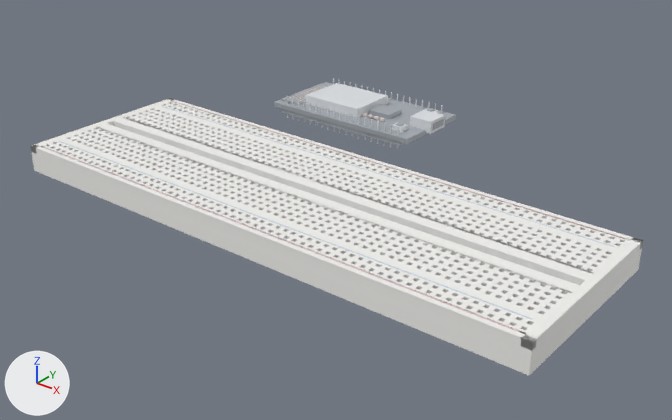
The glTF model mcp-server/physical_studio/bench/ready/traffic-light/step-1.glb as it was, and as the next commit left it.
Before and after are seen from a camera (50 mm lens) standing at (0.1482, -0.1714, 0.1111) and looking at (-0.0044, 0.0193, -0.0072). The lights are fixed; the arrows at lower left show +X, +Y and +Z. The first picture is the older version. Where no turn or scale is listed for an object, it has been applied to the vertices. Vertices at exactly the same position are counted once.

The first picture shows 'breadboard__mesh', 'uno__mesh'.
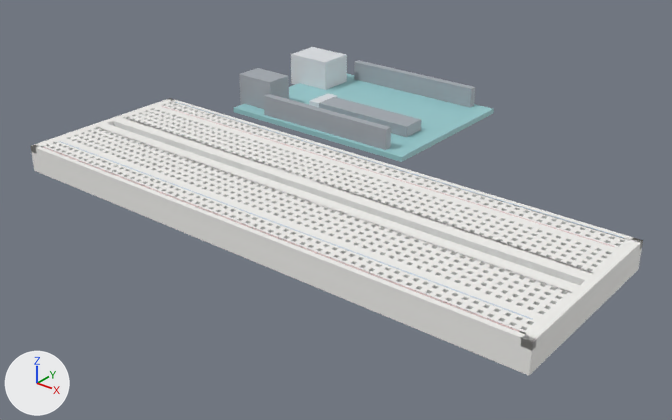
Where the change shows, as pixel boxes (x1, y1, x2, y2) in the pictures (672 x 420 px):
'uno__mesh', reshaped (43% wider, 59% taller)
    before: (274, 78, 456, 150)
    after: (233, 47, 494, 162)
part 1 of me_uno__mesh, added (cyan)
    after: (233, 74, 494, 162)
part 2 of me_uno__mesh, added
    after: (291, 47, 347, 90)
part 3 of me_uno__mesh, added
    after: (239, 68, 289, 109)
part 4 of me_uno__mesh, added
    after: (319, 97, 421, 137)
part 5 of me_uno__mesh, added
    after: (309, 93, 337, 107)
part 6 of me_uno__mesh, added
    after: (264, 94, 391, 150)
part 7 of me_uno__mesh, added
    after: (354, 60, 475, 107)
part 8 of me_uno__mesh, deleted
    before: (274, 82, 456, 146)
part 9 of me_uno__mesh, deleted
    before: (315, 104, 323, 128)

The change, as a diff of the scene's bpy script:
```diff
--- a/mcp-server/physical_studio/bench/ready/traffic-light/step-1.glb.py
+++ b/mcp-server/physical_studio/bench/ready/traffic-light/step-1.glb.py
@@ me_uno__mesh @@
 # used by ob_uno__mesh; location = (0.0, 0.0, 0.0)
-me_uno__mesh.from_pydata(...)  # 708 vertices, 1176 faces; spans x -0.0567..0.0005, y 0.051..0.079, z 0.0008..0.009
+me_uno__mesh.from_pydata(...)  # 56 vertices, 84 faces; spans x -0.0672..0.0051, y 0.0383..0.0917, z 0.0038..0.0158
+# me_uno__mesh part 1: a new loose piece, a box spanning x -0.0635..0.0051, y 0.0383..0.0917, z 0.0042..0.0058, in mat_defaultmaterial_001
+# me_uno__mesh part 2: a new loose piece, a box spanning x -0.0672..-0.0512, y 0.072..0.084, z 0.0048..0.0158, in mat_defaultmaterial_001
+# me_uno__mesh part 3: a new loose piece, a box spanning x -0.0652..-0.0512, y 0.0435..0.0525, z 0.0048..0.0158, in mat_defaultmaterial_001
+# me_uno__mesh part 4: a new loose piece, a box spanning x -0.0377..-0.0027, y 0.052..0.06, z 0.0058..0.0093, in mat_defaultmaterial_001
+# me_uno__mesh part 5: a new loose piece, a box spanning x -0.0452..-0.0412, y 0.056..0.066, z 0.0058..0.0074, in mat_defaultmaterial_001
+# me_uno__mesh part 6: a new loose piece, a box spanning x -0.0507..-0.0017, y 0.0397..0.0422, z 0.0038..0.0123, in mat_defaultmaterial_001
+# me_uno__mesh part 7: a new loose piece, a box spanning x -0.0507..-0.0017, y 0.0879..0.0904, z 0.0038..0.0123, in mat_defaultmaterial_001
+# me_uno__mesh part 8: 274 vertices removed from x -0.0567..0.0005, y 0.051..0.079, z 0.0008..0.009
+# me_uno__mesh part 9: 28 vertices removed from x -0.0396..-0.0366, y 0.0523..0.0527, z 0.0008..0.0085
+# other edits to the shape of me_uno__mesh do not show in these pictures
 me_uno__mesh.materials.append(mat_defaultmaterial_001)
```
